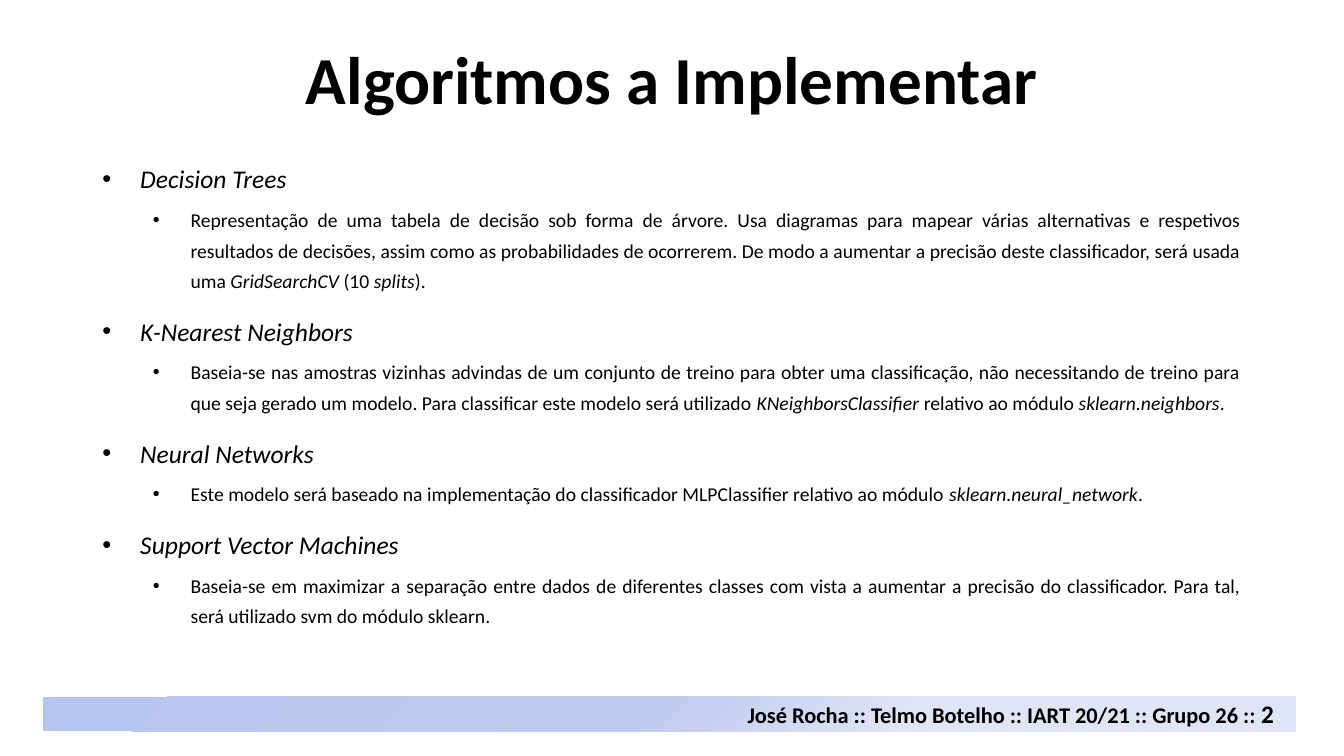
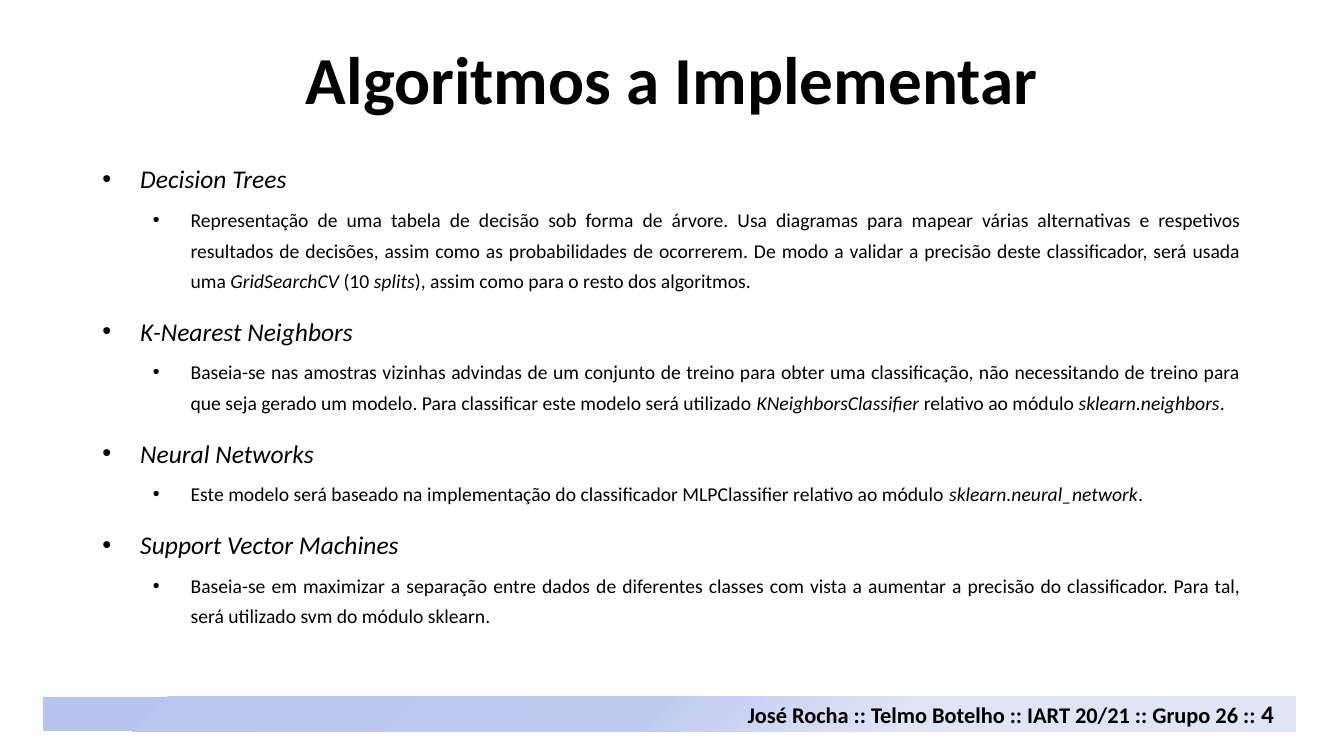
Before and after one commit to davidrocha9/FEUP-IART, a slide deck: slide 4 of Proj2/docs/Credit_Risk_Analysis.pptx (slide 3 before the commit). Drawn at 1344x756 pixels with LibreOffice and Linux fonts; fonts in the diff are those of the drawing. Boxes give left, top, right and bottom in pixels: in the first picture for what was removed or moved away, otherwise in the second. Text is boxed around its words. In the diff, an @@ line names an element or a change of style, - is before the commit and + after.

```diff
--- a/Proj2/docs/Credit_Risk_Analysis.pptx
+++ b/Proj2/docs/Credit_Risk_Analysis.pptx
@@ text at <box>191,213,1240,292</box>: text changed @@
-  • Representação de uma tabela de decisão sob forma de árvore. Usa diagramas para mapear várias alternativas e respetivos resultados de decisões, assim como as probabilidades de ocorrerem. De modo a aumentar a precisão deste classificador, será usada uma GridSearchCV (10 splits).
+  • Representação de uma tabela de decisão sob forma de árvore. Usa diagramas para mapear várias alternativas e respetivos resultados de decisões, assim como as probabilidades de ocorrerem. De modo a validar a precisão deste classificador, será usada uma GridSearchCV (10 splits), assim como para o resto dos algoritmos.
@@ text at <box>748,706,1274,727</box>: text changed @@
-José Rocha :: Telmo Botelho :: IART 20/21 :: Grupo 26 :: 2
+José Rocha :: Telmo Botelho :: IART 20/21 :: Grupo 26 :: 4
```
Also in this commit, not shown: 3 other slides changed, 5 slides added, 7 other files.
